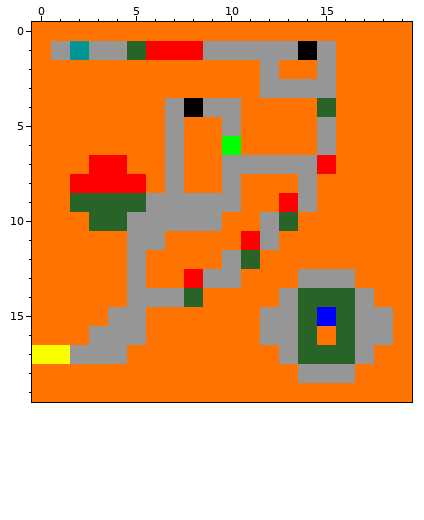
Pixel-art sprite -- gfx/lvl/level0.png. Above, as it was before the edit.
The file is 20x20 pixels. Colours within 5 levels of each other are drawn and written as one.
New version:
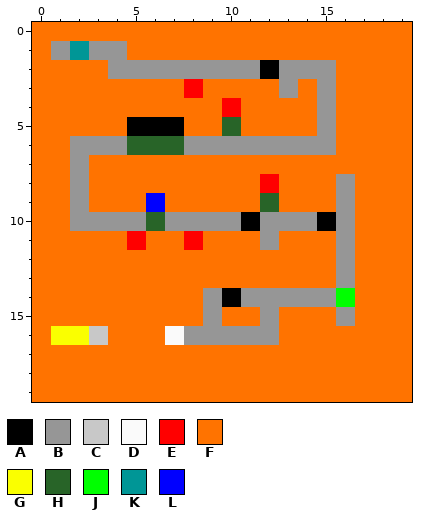
Palette (. is transparent): A #000000  B #969696  C #c8c8c8  D #fafafa  E #ff0000  F #ff7300  G #faff00  H #286428  J #00ff00  K #009696  L #0000ff
Message: Tutorial level, aber graphik noch nicht zutreffend
What changed:
Changed rows in their new state; - is an unchanged pixel.
first column x 0:
 1 -----FFFFFFFFFFF---
 2 ----BBBBBBBBABB----
 3 --------E---F-F----
 4 -------FFFE----B---
 5 -----AAA--H--------
 6 --BBBHHHBBBBBBB----
 7 --BFF--F--FFFFFF---
 8 --BFFF-F--F-E-F-B--
 9 --BFFFLFFFF-HFF-B--
10 --BBB-H---BA-BBAB--
11 -----EF-E--F----B--
12 -----F----FF----B--
13 -----F--FFF---FF---
14 -----FFFFBABB-BBJF-
15 ----FF---B---FFFBFF
16 -GGCFF-DBBBB-FF-FFF
17 FFFFF--------FFFFF-
18 --------------FFF--
Boxes around the changes in both pictures, in picture pixels (x1, y1, x2, y2):
changed: (32, 41, 393, 383)
